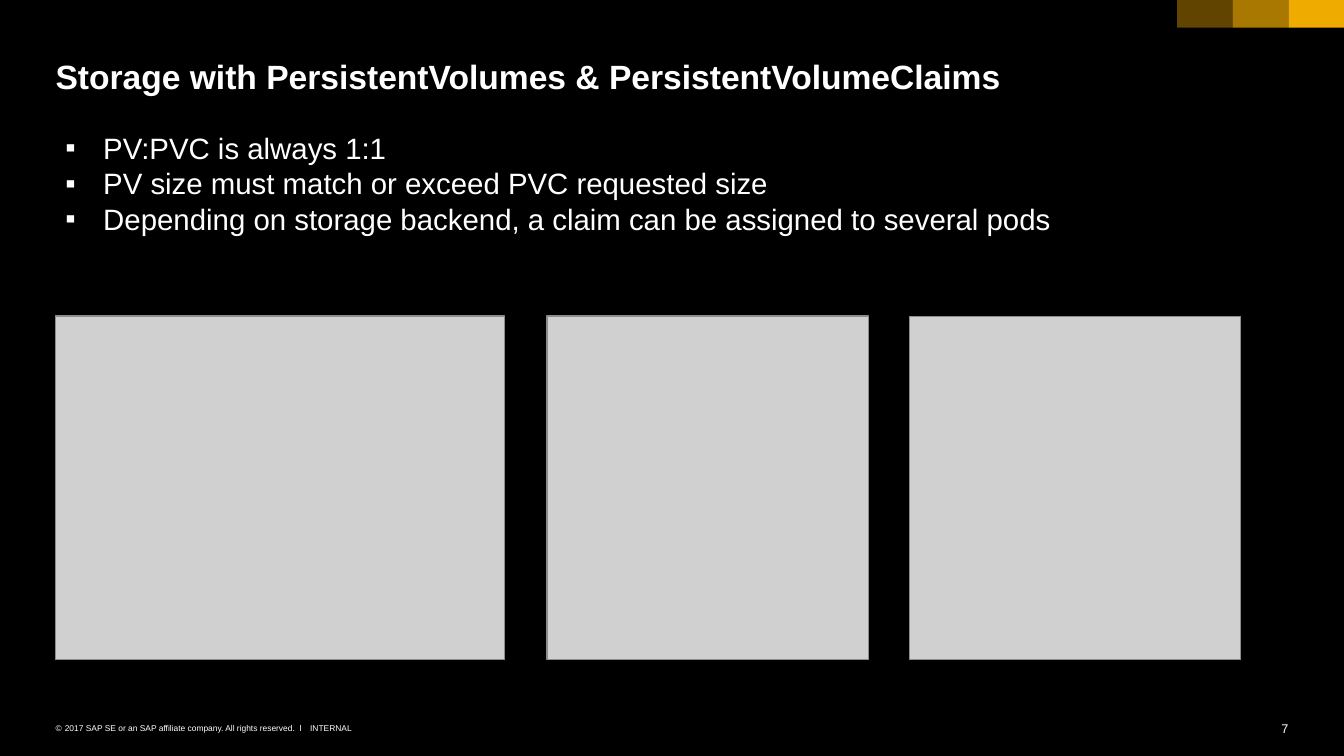
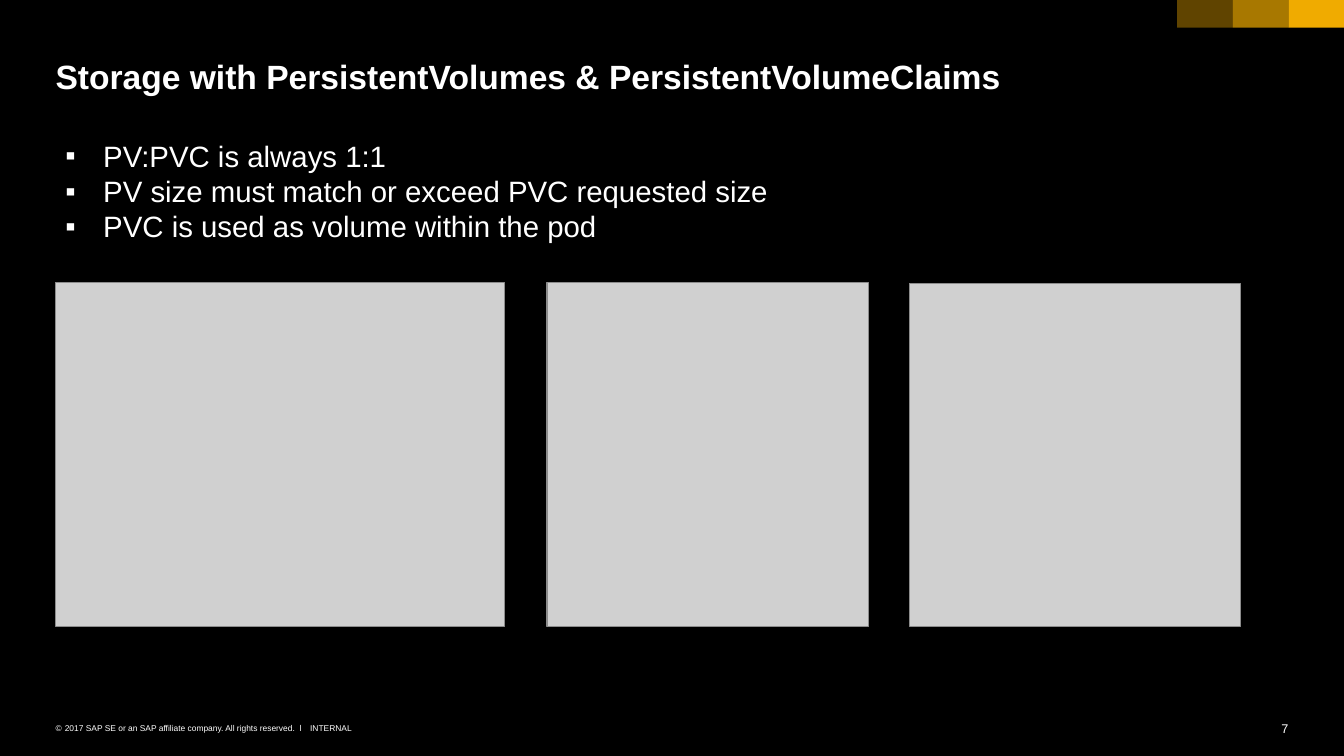
Before and after one commit to cuijiyao01/docker-k8s-training, a slide deck: slide 7 of kubernetes/05_persistence.pptx. Drawn at 1344x756 pixels with LibreOffice and Linux fonts; fonts in the diff are those of the drawing; grey boxes stand for pictures. Boxes give left, top, right and bottom in pixels: in the first picture for what was removed or moved away, otherwise in the second. Text is boxed around its words. In the diff, an @@ line names an element or a change of style, - is before the commit and + after.

```diff
--- a/kubernetes/05_persistence.pptx
+++ b/kubernetes/05_persistence.pptx
@@ text "PV:PVC is always 1:1": place and size @@
-text "PV:PVC is always 1:1" at bbox=[103, 137, 1051, 236]
+text "PV:PVC is always 1:1" at bbox=[103, 145, 767, 243]
@@ text at bbox=[103, 215, 596, 243]: text changed @@
-▪ Depending on storage backend, a claim can be assigned to several pods
+▪ PVC is used as volume within the pod
@@ 3 pictures: place and size @@
-3 pictures at bbox=[55, 315, 1240, 660]
+3 pictures at bbox=[55, 282, 1240, 627]
```
Also in this commit, not shown: 3 other slides changed, 3 slides added, 1 slide removed, 1 other file.
